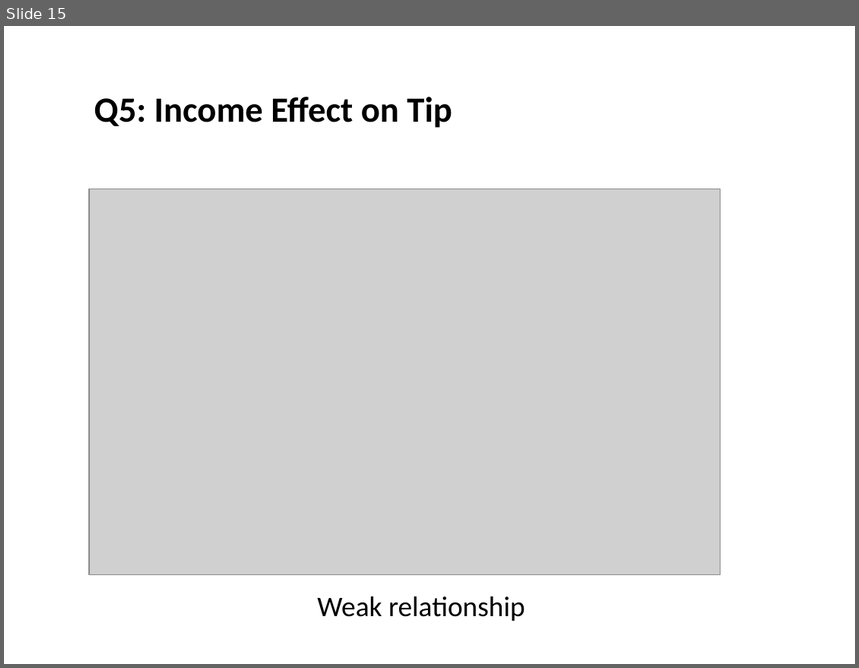
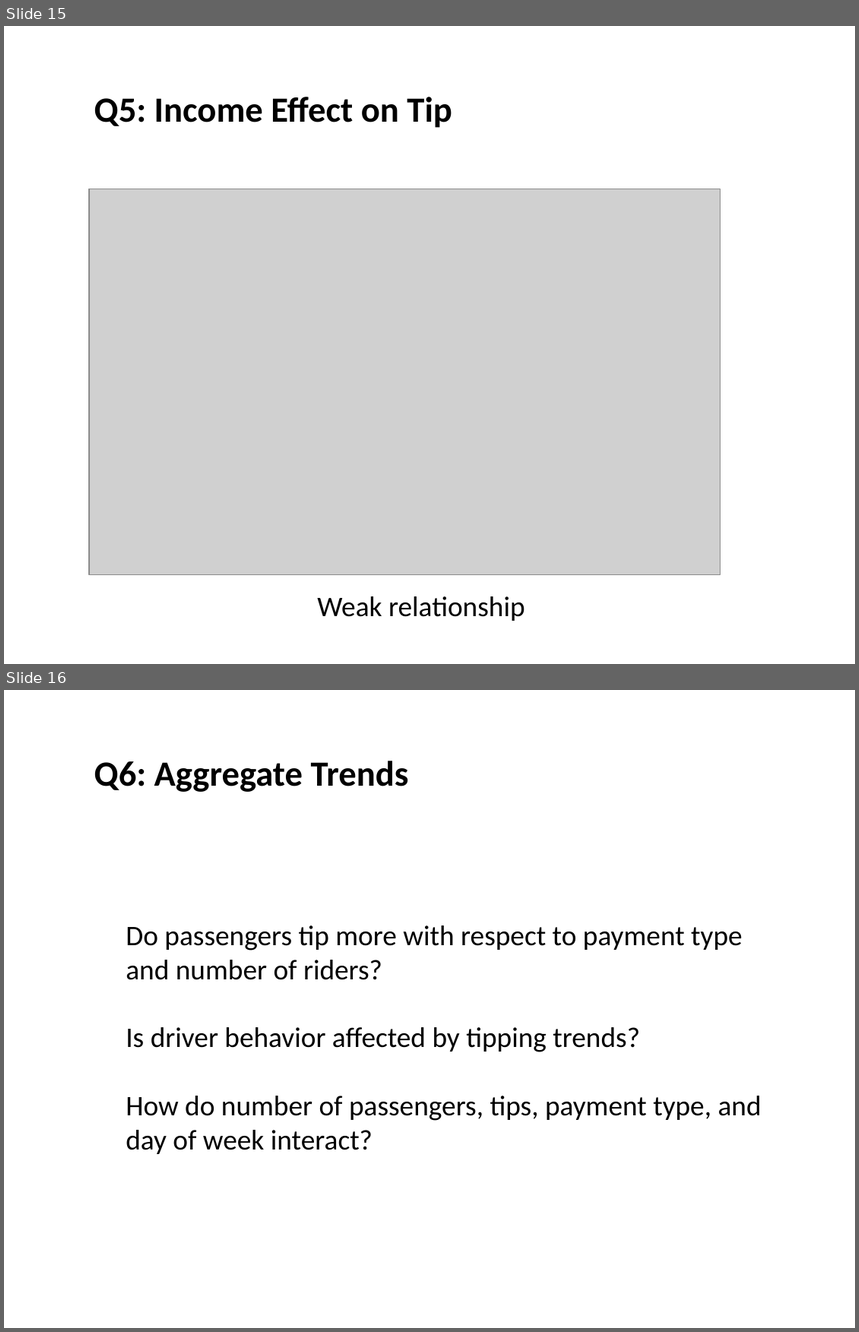
Before and after one commit to ssz225/bigdata_final, a slide deck: Report/DriverBehavior.pptx. Shown one above the other, each under a label of ours: slide 15 before the commit, slides 15 and 16 after it. The pictures are 859x668 and 859x1332 pixels, drawn with LibreOffice and Linux fonts; fonts in the diff are those of the drawing; grey boxes stand for pictures. Boxes give left, top, right and bottom in pixels: in the first picture for what was removed or moved away, otherwise in the second. Text is boxed around its words. In the diff, an @@ line names an element or a change of style, - is before the commit and + after.

```diff
--- a/Report/DriverBehavior.pptx
+++ b/Report/DriverBehavior.pptx
@@ slide 16 added at (4, 690, 855, 1328), background #FFFFFF @@
@@ text added at (94, 761, 409, 792), 30 pt, text #000000, bold @@
+Q6: Aggregate Trends
@@ text added at (126, 926, 762, 1154), 24 pt, text #000000 @@
+Do passengers tip more with respect to payment type and number of riders?
+Is driver behavior affected by tipping trends?
+How do number of passengers, tips, payment type, and day of week interact?
```
Also in this commit, not shown: 5 other slides added, 6 other files.
